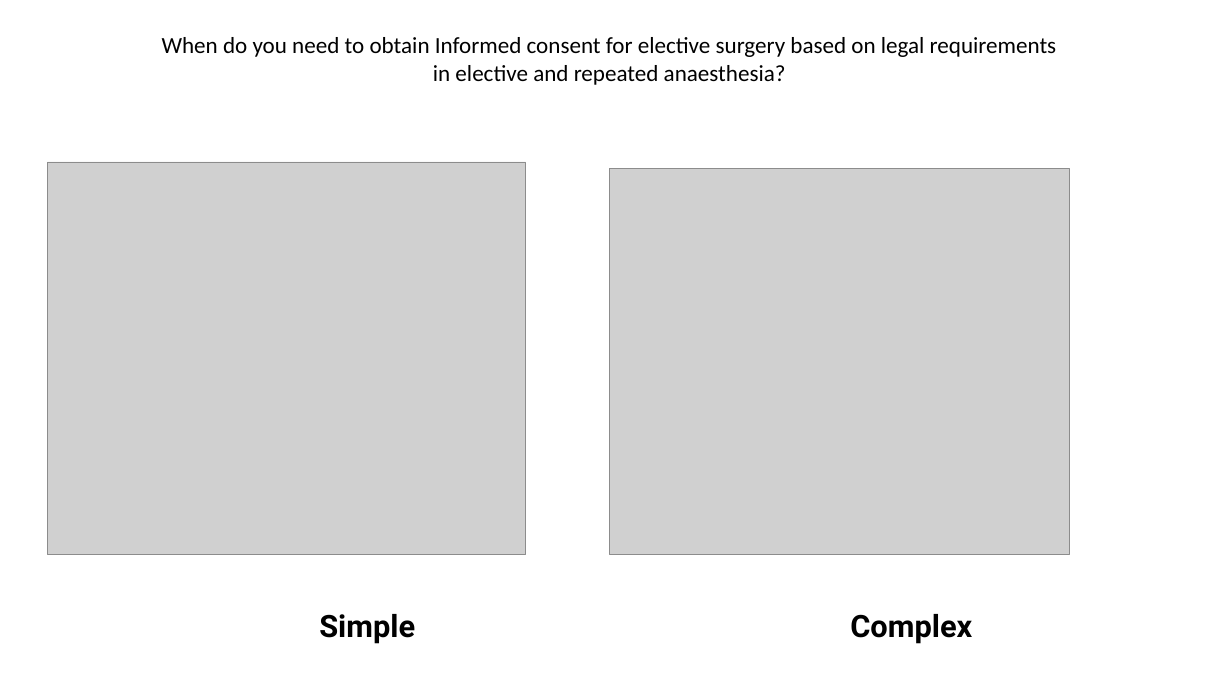
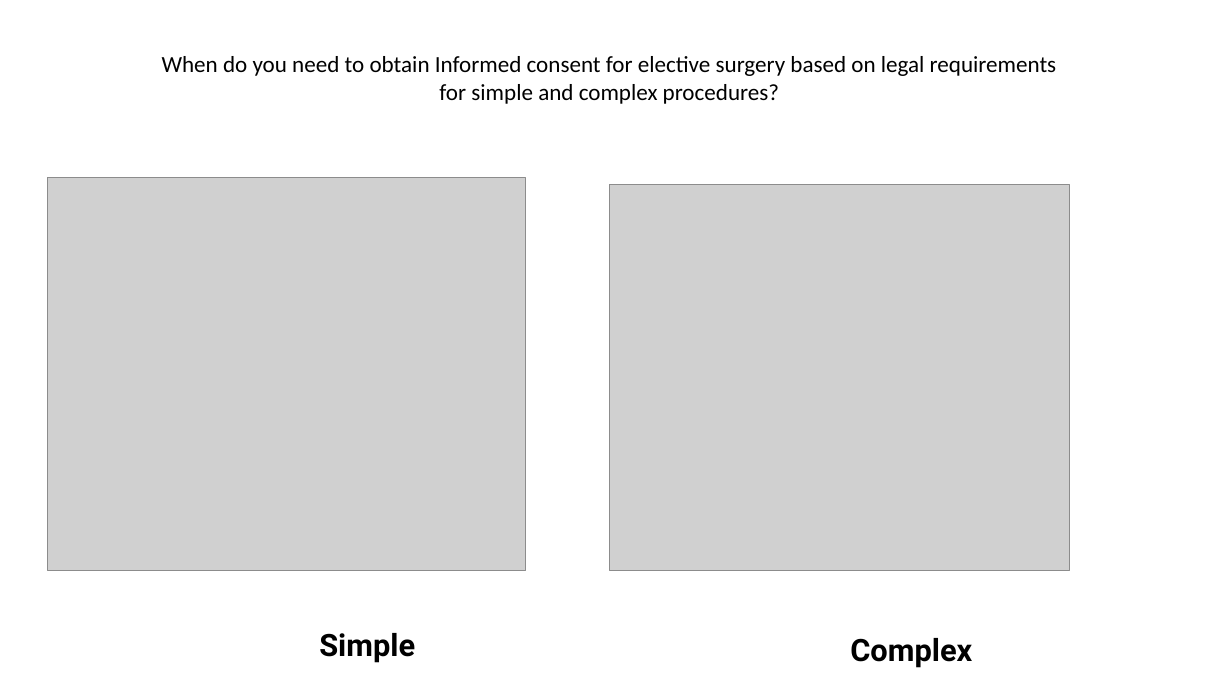
Before and after one commit to GrigorijSchleifer/EJA-ESAIC-survey, a slide deck: slide 3 of Plots.pptx. Drawn at 1232x693 pixels with LibreOffice and Linux fonts; fonts in the diff are those of the drawing; grey boxes stand for pictures. Boxes give left, top, right and bottom in pixels: in the first picture for what was removed or moved away, otherwise in the second. Text is boxed around its words. In the diff, an @@ line names an element or a change of style, - is before the commit and + after.

```diff
--- a/Plots.pptx
+++ b/Plots.pptx
@@ text at [162,56,1057,104]: text changed @@
-When do you need to obtain Informed consent for elective surgery based on legal requirements in elective and repeated anaesthesia?
+When do you need to obtain Informed consent for elective surgery based on legal requirements for simple and complex procedures?
@@ picture: place and size @@
-picture at [47,162,525,555]
+picture at [47,178,525,571]
@@ picture: place and size @@
-picture at [610,168,1069,555]
+picture at [610,185,1069,571]
@@ text "Simple": place and size @@
-text "Simple" at [319,614,415,644]
+text "Simple" at [319,633,415,663]
@@ text "Complex": place and size @@
-text "Complex" at [850,614,972,644]
+text "Complex" at [850,638,972,668]
```
Also in this commit, not shown: 2 other slides changed, 1 other file.
